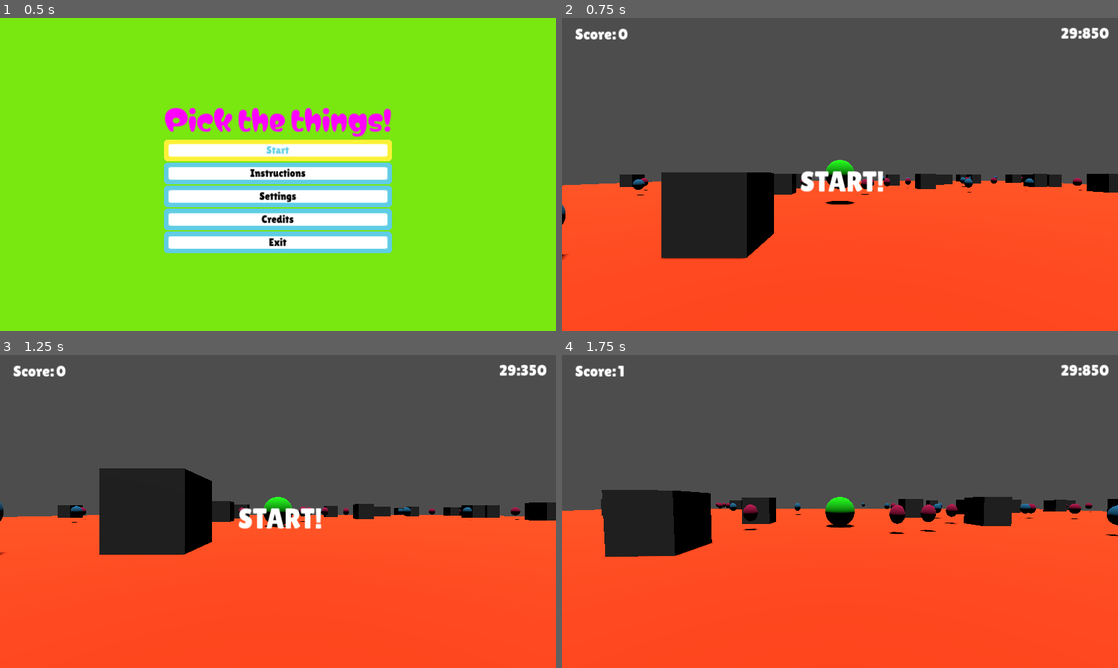
Above: before the commit, frames 1-4 (two rows, left to right).
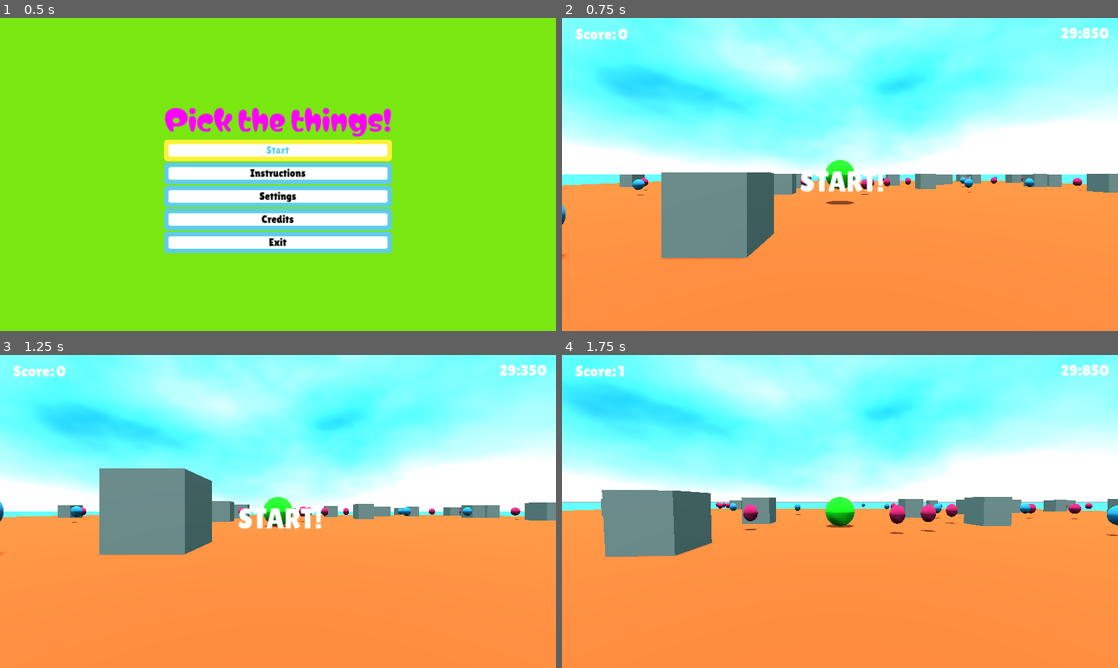
Above: after the commit, the same moments.

Repository: tfcb93/pick-up-the-things
Game: Godot game, scene res://Scenes/Start_screen.tscn
The game is run twice, just before and just after one commit, with the same random seed, the same clock (stepped at 60 frames per second) and the same inputs.
Inputs (mouse positions are in pixels of both pictures, inside the frame that each line leads up to):
- Up to frame 1 (0.5 s): no input
- Up to frame 2 (0.75 s): click "Start" at 0.5 s
- Up to frame 3 (1.25 s): no input
- Up to frame 4 (1.75 s): move the mouse to (867, 511) at 1.27 s; hold Up (move_forward) from 1.28 s (still down)

Frame 1 is identical in both runs. In frame 2, 99% of the frame differs, in the area x 0-100%, y 0-100%; in frame 3, 99%; in frame 4, 100%.

Commit message:
Changes the environment in the game

Diff:
--- a/Scenes/Ground.tscn
+++ b/Scenes/Ground.tscn
@@ -19,6 +19,13 @@
 [sub_resource type="BoxShape3D" id="BoxShape3D_0mlie"]
 
 [sub_resource type="BoxShape3D" id="BoxShape3D_r7rd8"]
+
+[sub_resource type="StandardMaterial3D" id="StandardMaterial3D_no7ta"]
+albedo_color = Color(0.198641, 0.622104, 0.744241, 1)
+
+[sub_resource type="BoxMesh" id="BoxMesh_a05e3"]
+material = SubResource("StandardMaterial3D_no7ta")
+size = Vector3(60, 2, 60)
 
 [node name="Ground" type="StaticBody3D"]
 transform = Transform3D(1, 0, 0, 0, 1, 0, 0, 0, 1, 0, -1, 0)
@@ -51,3 +58,7 @@
 
 [node name="right_collision" type="CollisionShape3D" parent="bounderies/right"]
 shape = SubResource("BoxShape3D_r7rd8")
+
+[node name="infinite floor" type="MeshInstance3D" parent="."]
+transform = Transform3D(125.276, 0, 0, 0, 1, 0, 0, 0, 121.484, 0, -0.617599, 0)
+mesh = SubResource("BoxMesh_a05e3")
--- a/Scenes/Main.tscn
+++ b/Scenes/Main.tscn
@@ -7,13 +7,35 @@
 [ext_resource type="PackedScene" uid="uid://b3t2i61kitfa6" path="res://Scenes/Window_text.tscn" id="5_a77c1"]
 [ext_resource type="PackedScene" uid="uid://cl2g7c30qr7bk" path="res://Scenes/End_menu.tscn" id="6_4d7ld"]
 
+[sub_resource type="FastNoiseLite" id="FastNoiseLite_gqt72"]
+seed = 2
+frequency = 0.0087
+
+[sub_resource type="NoiseTexture2D" id="NoiseTexture2D_7iweu"]
+seamless = true
+noise = SubResource("FastNoiseLite_gqt72")
+
+[sub_resource type="ProceduralSkyMaterial" id="ProceduralSkyMaterial_wgbt3"]
+sky_top_color = Color(0, 0.740144, 0.896963, 1)
+sky_horizon_color = Color(0.88277, 0.886673, 0.892838, 1)
+sky_curve = 0.0832177
+sky_cover = SubResource("NoiseTexture2D_7iweu")
+
+[sub_resource type="Sky" id="Sky_a1cgu"]
+sky_material = SubResource("ProceduralSkyMaterial_wgbt3")
+
+[sub_resource type="Environment" id="Environment_s1xkg"]
+background_mode = 2
+sky = SubResource("Sky_a1cgu")
+ambient_light_source = 3
+
 [node name="Main" type="Node"]
 script = ExtResource("1_cy322")
 
 [node name="Ground" parent="." instance=ExtResource("2_3ta80")]
 
 [node name="DirectionalLight3D" type="DirectionalLight3D" parent="."]
-transform = Transform3D(1, 0, 0, 0, 0.0448573, 0.998993, 0, -0.998993, 0.0448573, 0, 13.4439, 0)
+transform = Transform3D(1, 0, 0, 0, 0.0448573, 0.998993, 0, -0.998993, 0.0448573, 0, 26.4439, 0)
 shadow_enabled = true
 
 [node name="Player" parent="." instance=ExtResource("1_8rov3")]
@@ -26,3 +48,6 @@
 [node name="End_menu" parent="." instance=ExtResource("6_4d7ld")]
 
 [node name="StartTimer" type="Timer" parent="."]
+
+[node name="WorldEnvironment" type="WorldEnvironment" parent="."]
+environment = SubResource("Environment_s1xkg")
Not shown: 1 places in Scenes/Ground.tscn that only renumber resources
Not shown: 1 places in Scenes/Main.tscn that only renumber resources
